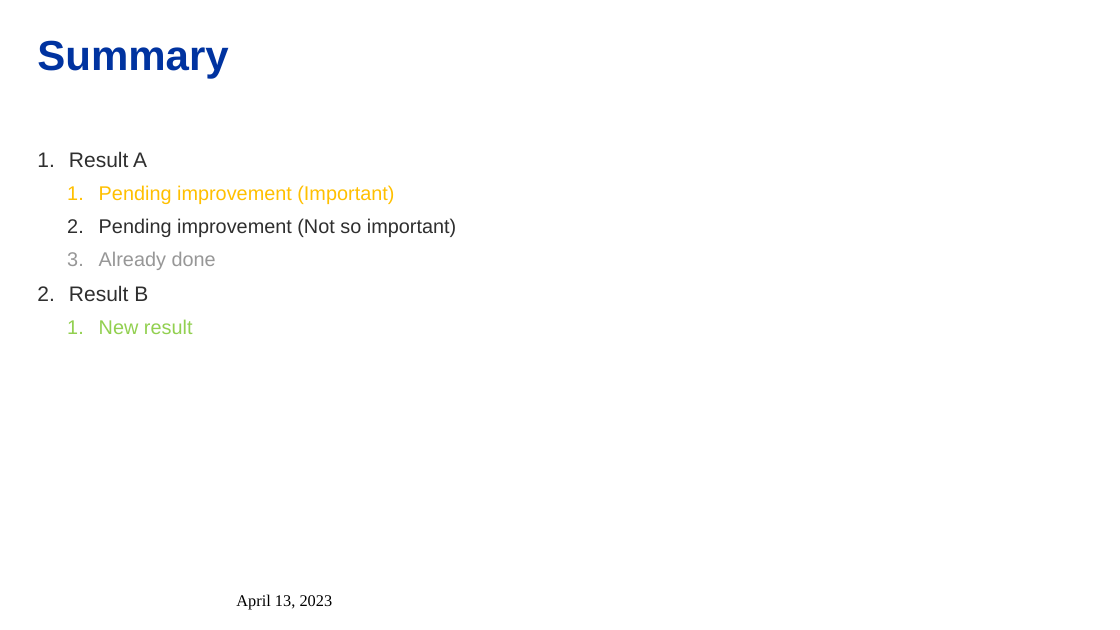
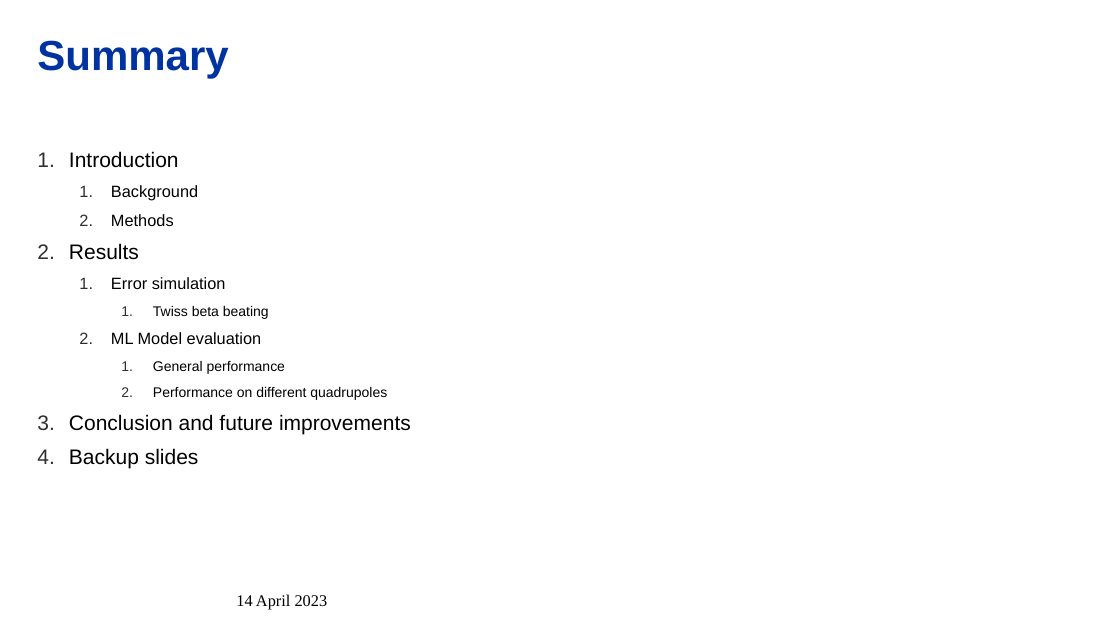
Before and after one commit to alejandroborj/ML-Optic-Correction, a slide deck: slide 2 of Machine Learning for Optic Correction.pptx. Drawn at 1120x630 pixels with LibreOffice and Linux fonts; fonts in the diff are those of the drawing; background and template pictures are left out. Boxes give left, top, right and bottom in pixels: in the first picture for what was removed or moved away, otherwise in the second. Text is boxed around its words. In the diff, an @@ line names an element or a change of style, - is before the commit and + after.

```diff
--- a/Machine Learning for Optic Correction.pptx
+++ b/Machine Learning for Optic Correction.pptx
@@ text at bbox=[69, 151, 411, 469]: text changed; size 17 to 12 pt; text colour #2F2F2F to #000000 @@
-  1. Result A
-    1. Pending improvement (Important)
-    2. Pending improvement (Not so important)
-    3. Already done
-  2. Result B
-    1. New result
+  1. Introduction
+    1. Background
+    2. Methods
+  2. Results
+    1. Error simulation
+      1. Twiss beta beating
+    2. ML Model evaluation
+      1. General performance
+      2. Performance on different quadrupoles
+  3. Conclusion and future improvements
+  4. Backup slides
@@ text at bbox=[236, 594, 328, 610]: text changed @@
-April 13, 2023
+14 April 2023
```
Also in this commit, not shown: 4 other slides changed, 4 slides added, 19 slides removed, 3 other files.
